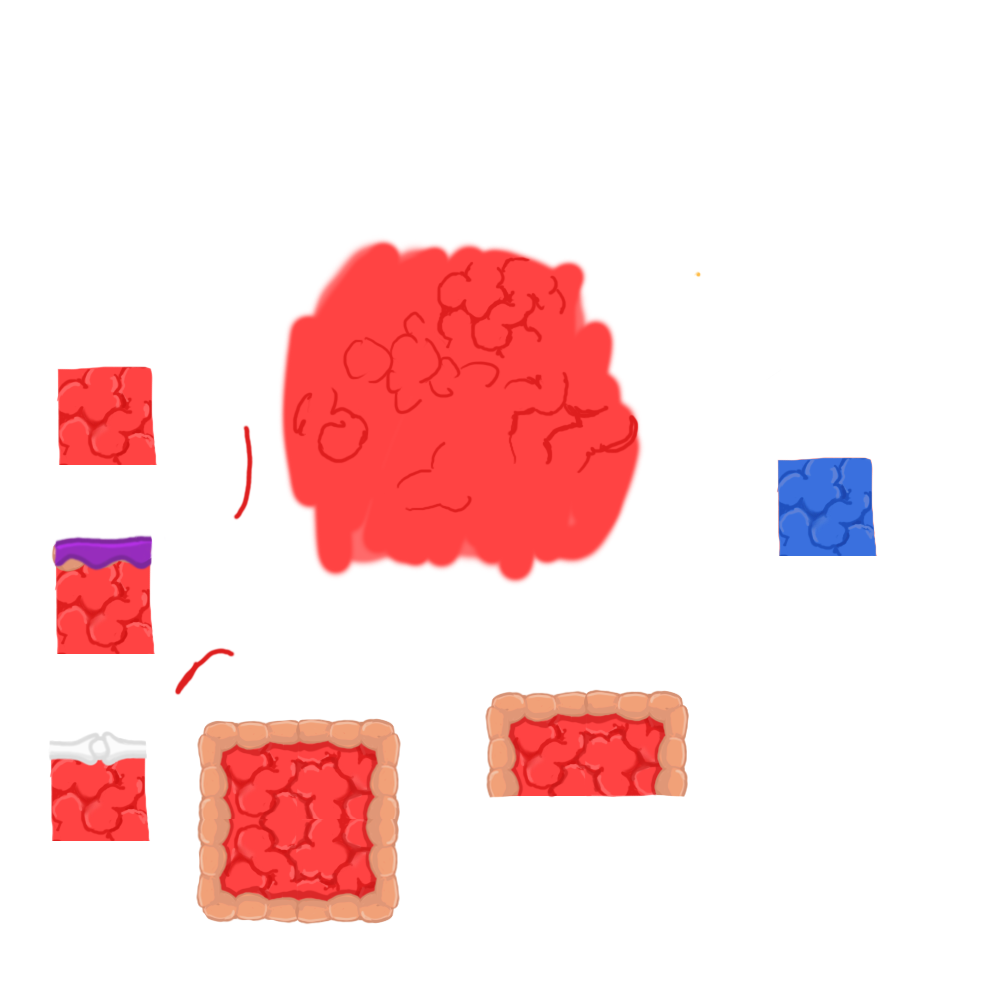
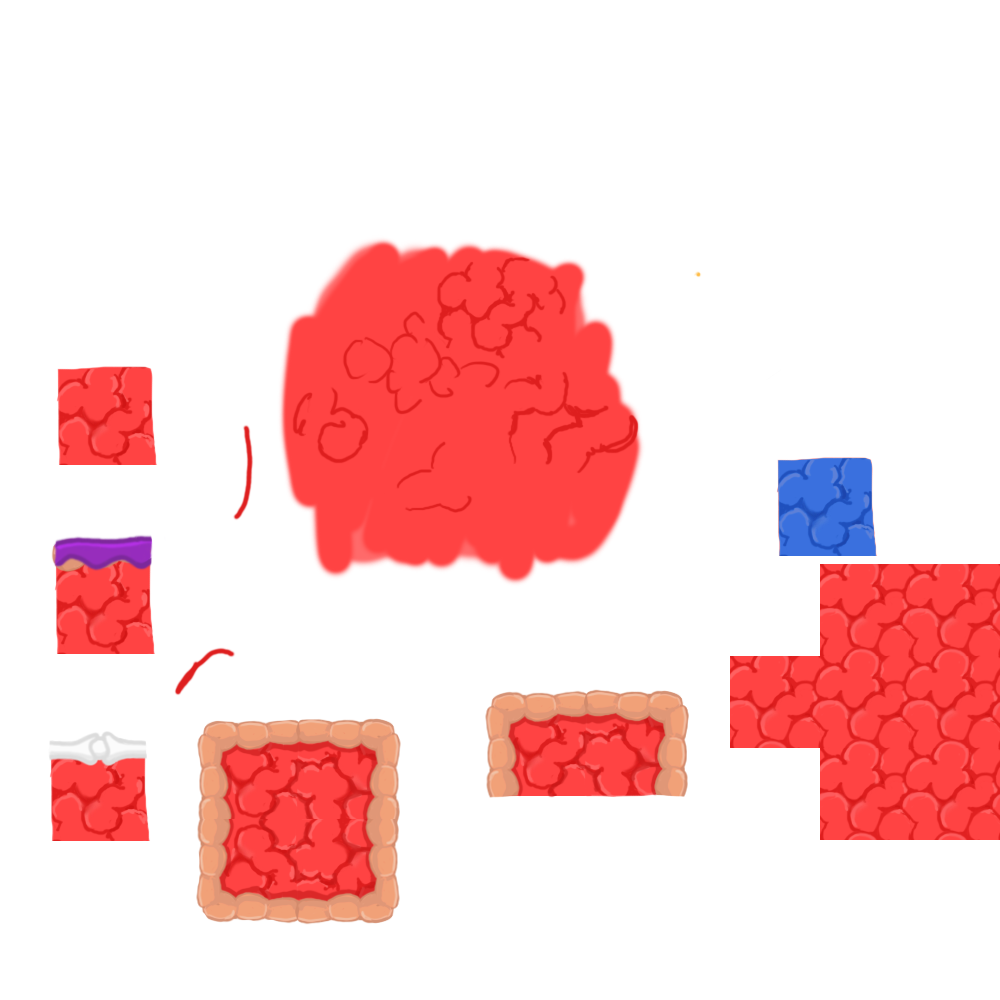
Two versions of the same layered image (1000x1000). Layer-by-layer changes:
added layer "Layer 5 copy 5" above "Layer 5 copy 7" over [820, 656, 910, 748]
added layer "Layer 5 copy 7" above "Layer 5 copy 11" over [910, 656, 1000, 748]
added layer "Layer 5 copy 11" above "Layer 5 copy 10" over [910, 564, 1000, 656]
added layer "Layer 5 copy 10" above "Layer 5 copy 9" over [910, 748, 1000, 840]
added layer "Layer 5 copy 9" above "Layer 5 copy 8" over [820, 748, 910, 840]
added layer "Layer 5 copy 8" above "Layer 5 copy 6" over [820, 564, 910, 656]
added layer "Layer 5 copy 6" above "Layer 5 copy 2" over [730, 656, 820, 748]
